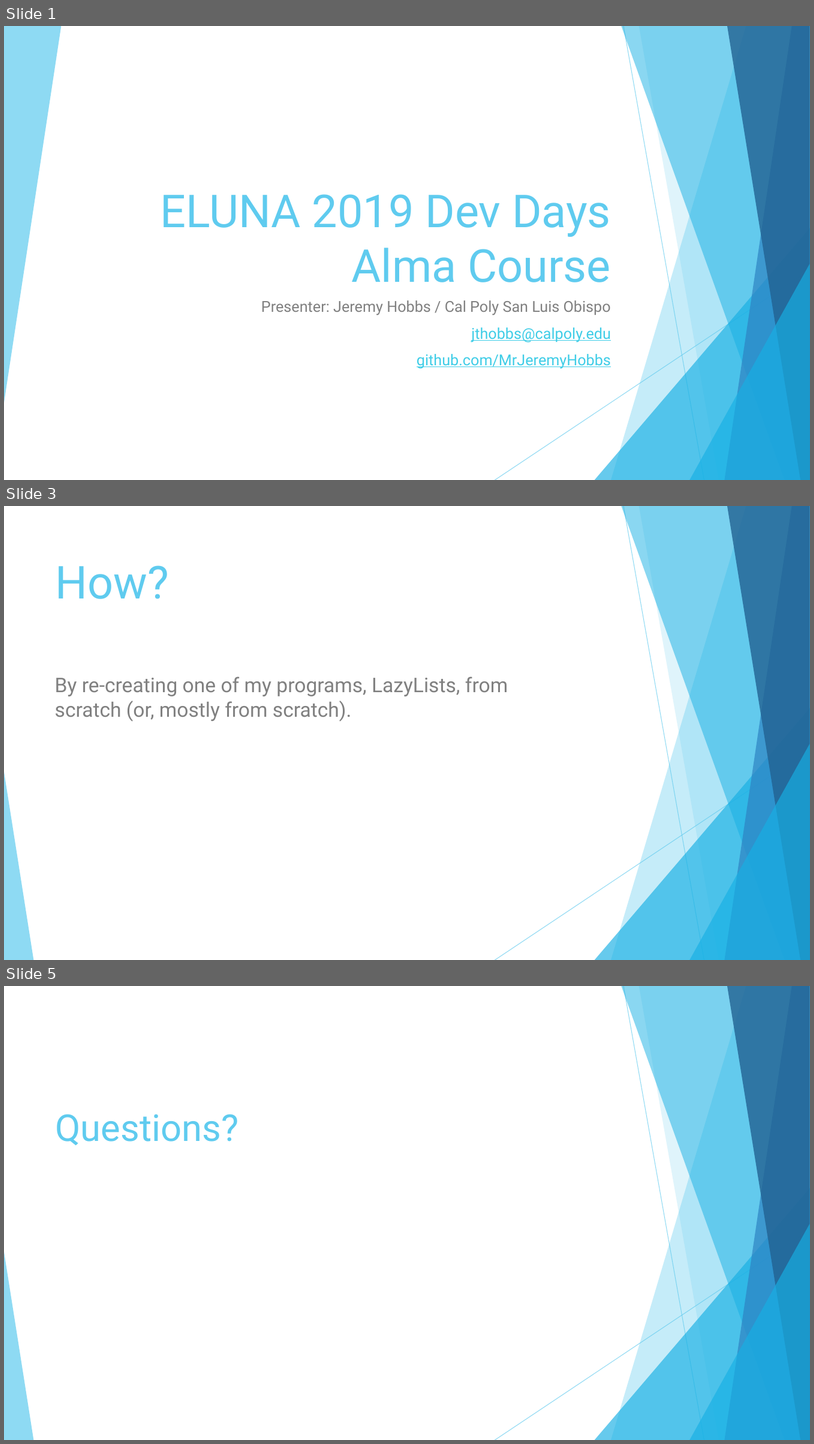
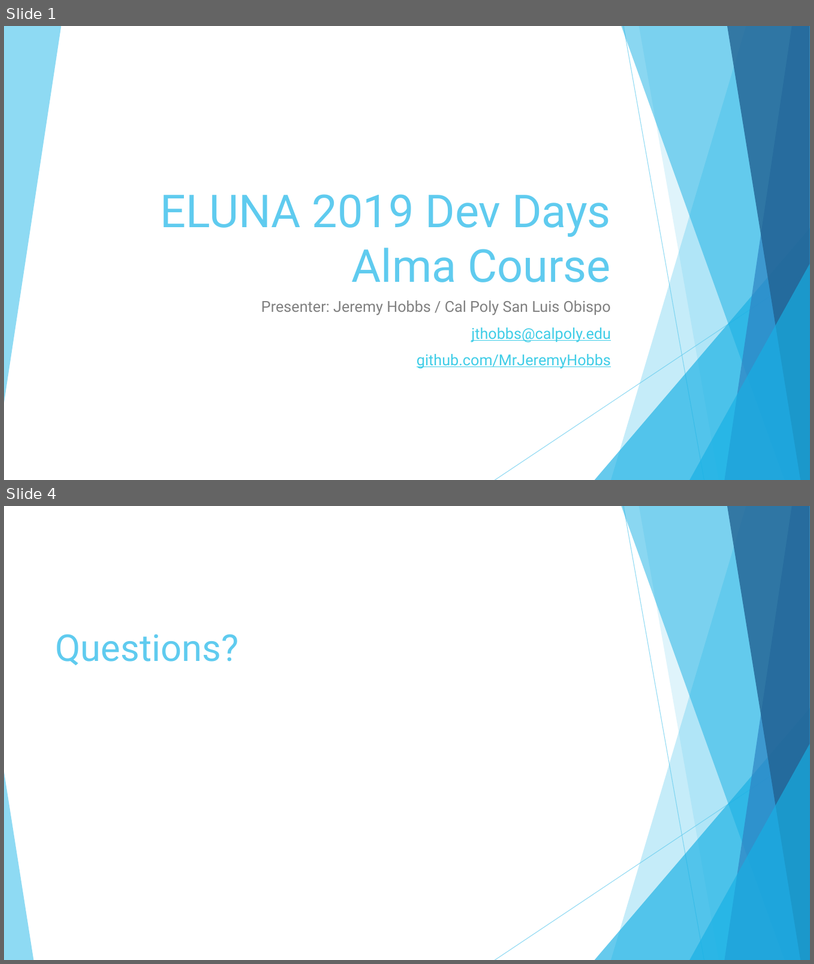
Before and after one commit to MrJeremyHobbs/ELUNA-2019-Dev-Days-Alma-Course, a slide deck: slides/ELUNA-2019-Dev-Days-Alma-Course.pptx. Shown one above the other, each under a label of ours: slides 1, 3 and 5 before the commit, slides 1 and 4 after it; the slides between them are not shown. The pictures are 814x1444 and 814x964 pixels, drawn with LibreOffice and Linux fonts; fonts in the diff are those of the drawing. Boxes give left, top, right and bottom in pixels: in the first picture for what was removed or moved away, otherwise in the second. Text is boxed around its words. In the diff, an @@ line names an element or a change of style, - is before the commit and + after.

```diff
--- a/slides/ELUNA-2019-Dev-Days-Alma-Course.pptx
+++ b/slides/ELUNA-2019-Dev-Days-Alma-Course.pptx
@@ slide 3 removed at [4, 506, 810, 960], background #FFFFFF; not listed: 10 template elements that a slide beside it also shows @@
@@ title removed at [56, 565, 169, 599] @@
-How?
@@ text removed at [55, 676, 508, 721] @@
-By re-creating one of my programs, LazyLists, from scratch (or, mostly from scratch).
@@ what was slide 5 is now slide 4 @@
```
Also in this commit, not shown: 3 slides changed, 6 slides added, 13 other files.
